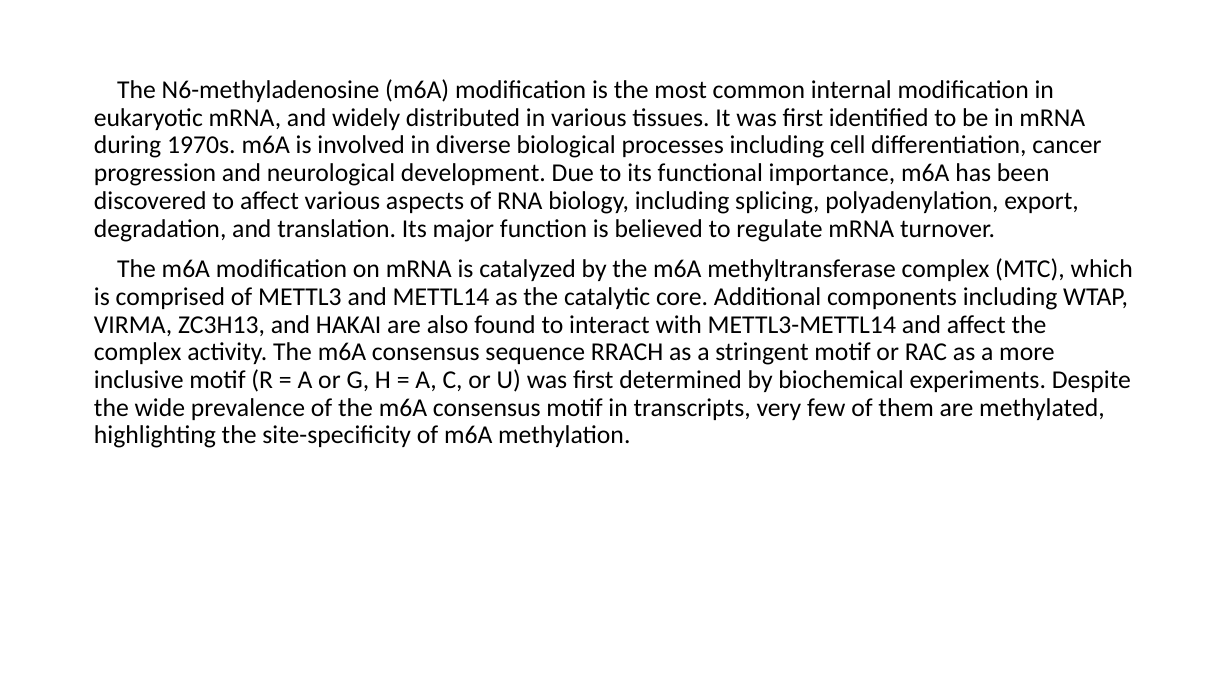
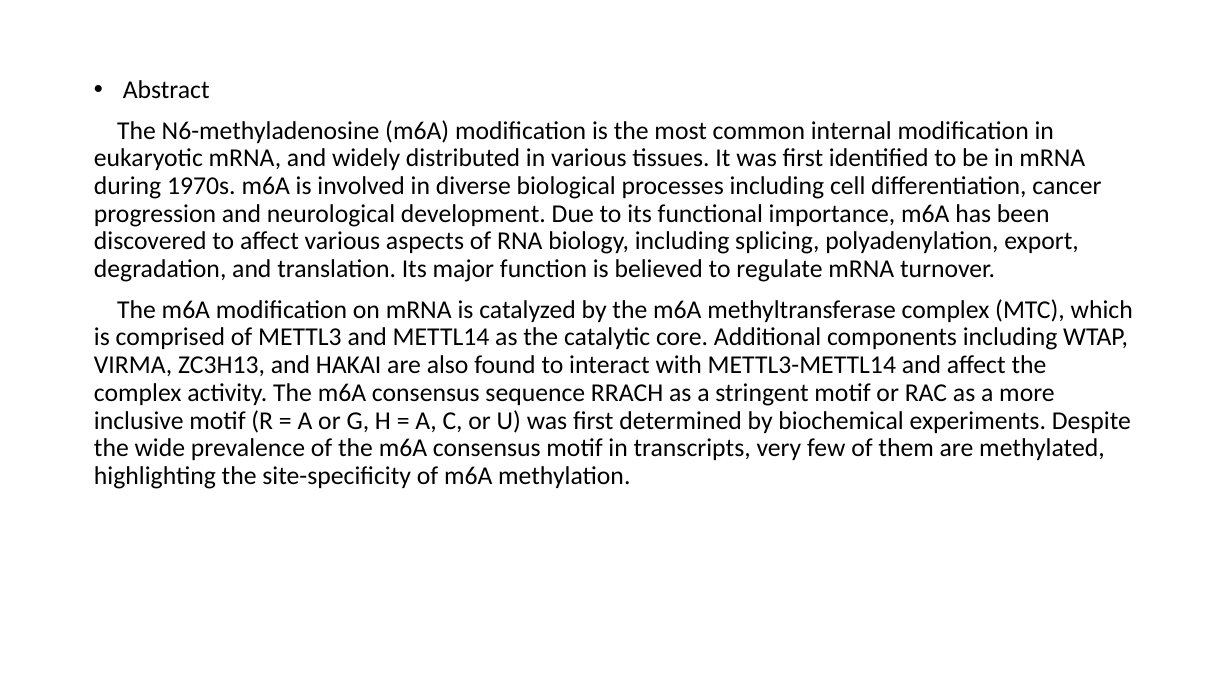
Before and after one commit to YanChengHuang/paper_implement, a slide deck: slide 2 of iM6A/presentation/iM6A.pptx. Drawn at 1232x693 pixels with LibreOffice and Linux fonts; fonts in the diff are those of the drawing. Boxes give left, top, right and bottom in pixels: in the first picture for what was removed or moved away, otherwise in the second. Text is boxed around its words. In the diff, an @@ line names an element or a change of style, - is before the commit and + after.

```diff
--- a/iM6A/presentation/iM6A.pptx
+++ b/iM6A/presentation/iM6A.pptx
@@ text at [123, 80, 210, 98]: paragraph added @@
+• Abstract
```
Also in this commit, not shown: 3 other slides changed.
